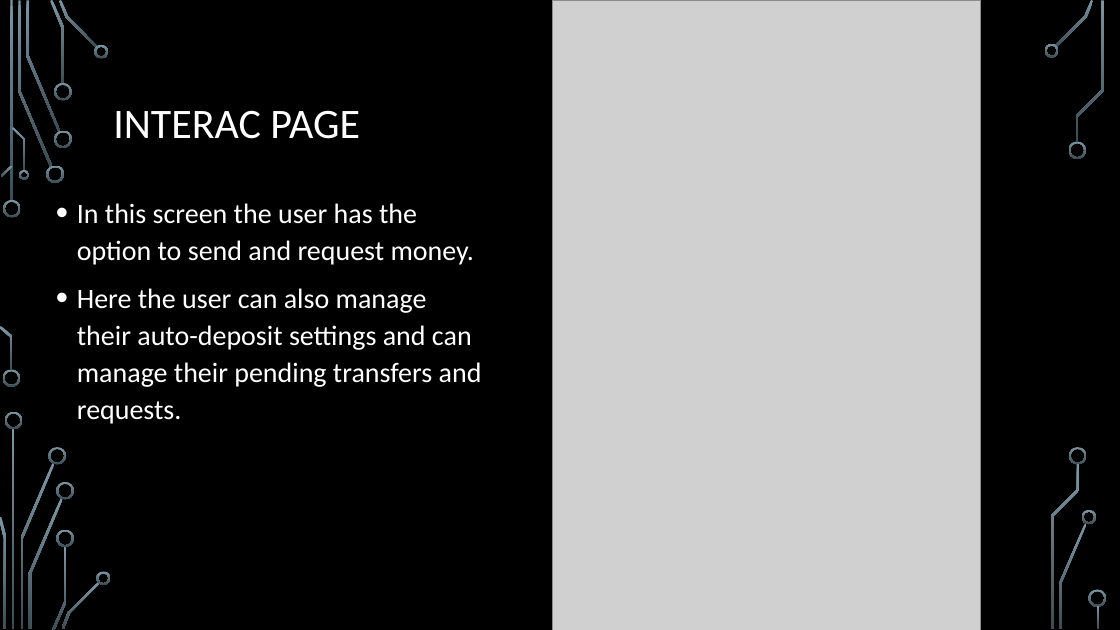
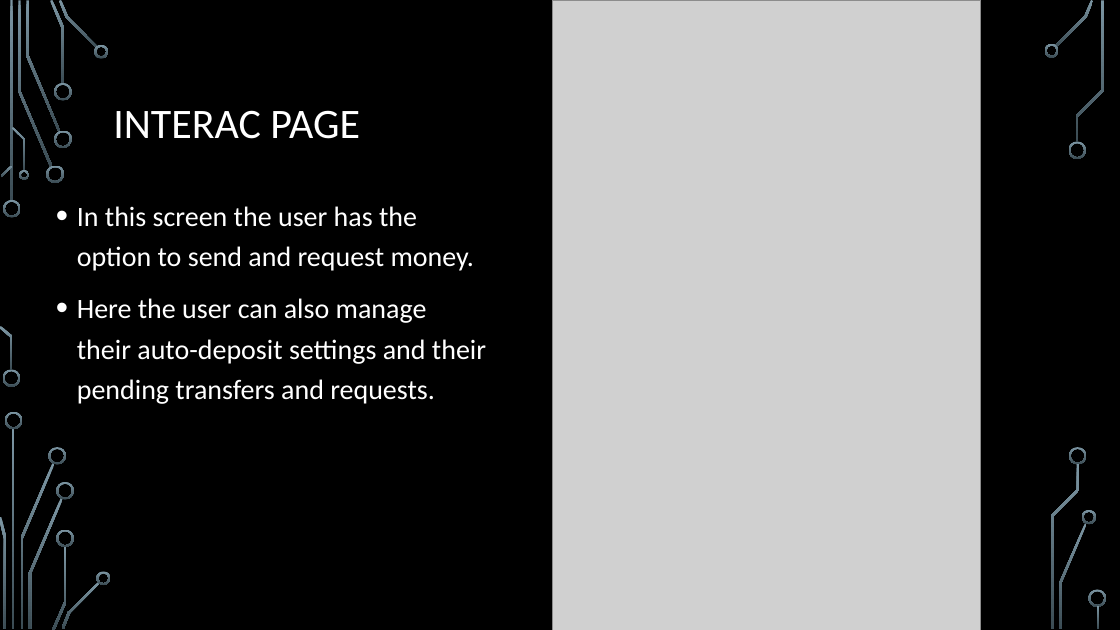
Before and after one commit to HariHaraSuryaTeja/Banking-Prototype, a slide deck: slide 8 of MAD BANK.pptx (slide 7 before the commit). Drawn at 1120x630 pixels with LibreOffice and Linux fonts; fonts in the diff are those of the drawing; grey boxes stand for pictures; background and template pictures are left out. Boxes give left, top, right and bottom in pixels: in the first picture for what was removed or moved away, otherwise in the second. Text is boxed around its words. In the diff, an @@ line names an element or a change of style, - is before the commit and + after.

```diff
--- a/MAD BANK.pptx
+++ b/MAD BANK.pptx
@@ text at (x1=77, y1=206, x2=474, y2=271): line spacing 1.1 to 1.2 @@
@@ text at (x1=77, y1=298, x2=486, y2=404): text changed @@
-• Here the user can also manage their auto-deposit settings and can manage their pending transfers and requests.
+• Here the user can also manage their auto-deposit settings and their pending transfers and requests.
```
Also in this commit, not shown: 6 other slides changed, 1 slide added.
